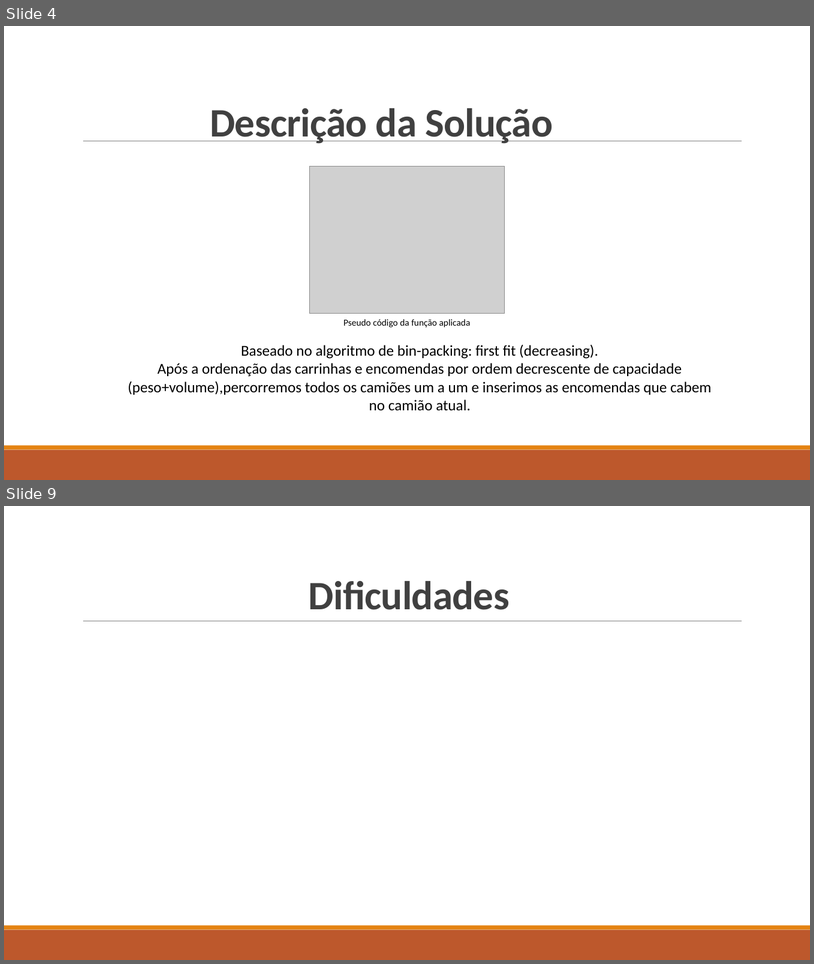
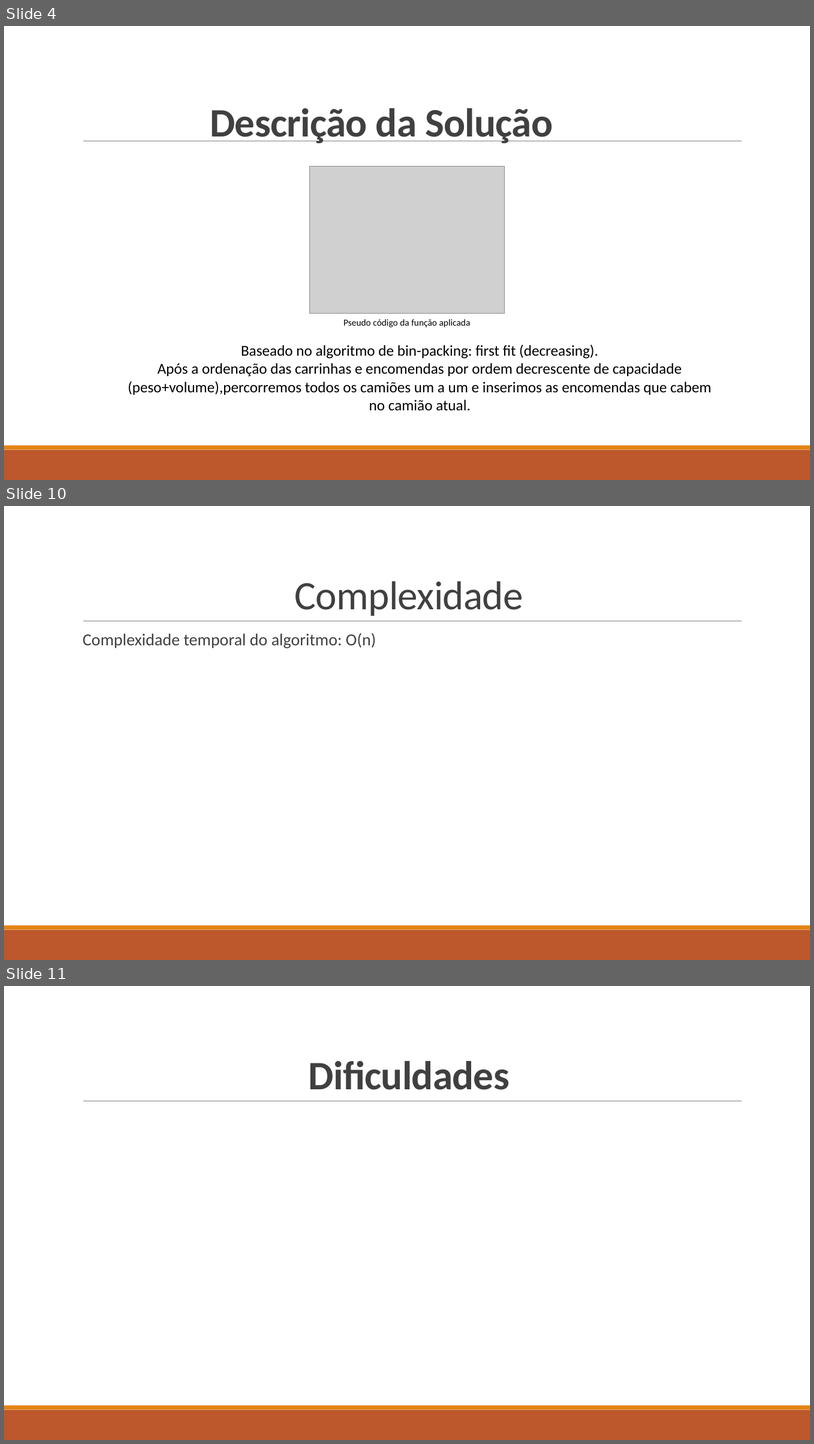
Before and after one commit to Miggs7/DA-Proj-22, a slide deck: Presentation/Logística Urbana para Entrega de Mercadorias.pptx. Shown one above the other, each under a label of ours: slides 4 and 9 before the commit, slides 4, 10 and 11 after it; the slides between them are not shown. The pictures are 814x964 and 814x1444 pixels, drawn with LibreOffice and Linux fonts; fonts in the diff are those of the drawing; grey boxes stand for pictures. Boxes give left, top, right and bottom in pixels: in the first picture for what was removed or moved away, otherwise in the second. Text is boxed around its words. In the diff, an @@ line names an element or a change of style, - is before the commit and + after.

```diff
--- a/Presentation/Logística Urbana para Entrega de Mercadorias.pptx
+++ b/Presentation/Logística Urbana para Entrega de Mercadorias.pptx
@@ slide 10 added at [4, 506, 810, 960], background #FFFFFF; not listed: 3 template elements that a slide beside it also shows @@
@@ title added at [295, 581, 524, 616], 48 pt, text #404040 @@
+Complexidade
@@ text added at [83, 633, 376, 648], 20 pt, text #404040 @@
+  Complexidade temporal do algoritmo: O(n)
@@ what was slide 9 is now slide 11 @@
```
Also in this commit, not shown: 6 slides changed, 1 other slide added, 3 slides removed, 3 other files.
